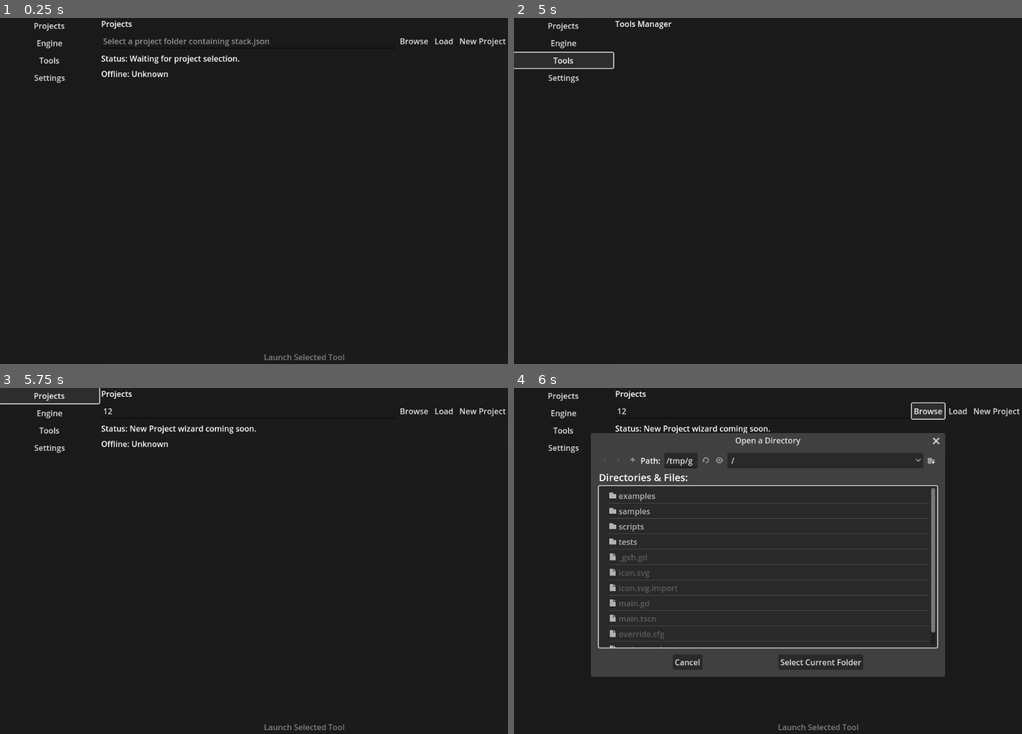
Above: before the commit, frames 1-4 (two rows, left to right).
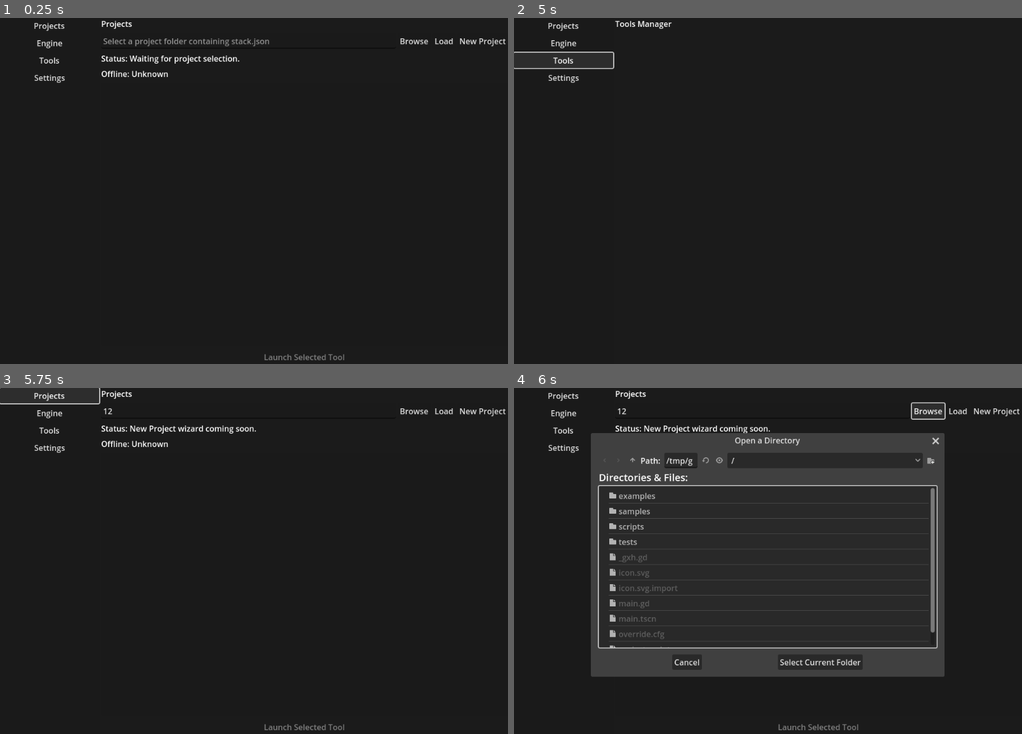
Above: after the commit, the same moments.

Repository: OpenGameStack-Org/ogs-launcher
Game: Godot game, scene res://main.tscn
Same seed, same stepped clock (60 frames per second), same inputs: the game is played once before the commit and once after it.
Inputs (mouse positions are in pixels of both pictures, inside the frame that each line leads up to):
- Up to frame 1 (0.25 s): no input
- Up to frame 2 (5 s): click (762, 42) at 0.52 s; type "12" at 0.6 s; click "New Project" at 1.25 s; click "New Project" at 2 s; click "Projects" at 2.75 s; click "Engine" at 3.5 s; click "Tools" at 4.25 s
- Up to frame 3 (5.75 s): click "Projects" at 5 s
- Up to frame 4 (6 s): click "Browse" at 5.75 s

Frames 1-3 are identical in both runs. In frame 4, 0.7% of the frame differs, in the area x 31-85%, y 13-84%.

Commit message:
Addressed some security concerns.

Diff:
--- a/main.tscn
+++ b/main.tscn
@@ -127,7 +127,6 @@
 [node name="CheckUpdatesButton" type="Button" parent="AppLayout/Content/PageSettings"]
 layout_mode = 2
 text = "Check for Updates"
-groups = ["network_ui"]
 metadata/network_ui = true
 
 [node name="ProjectDirDialog" type="FileDialog" parent="."]
--- a/scripts/launcher/tool_config_injector.gd
+++ b/scripts/launcher/tool_config_injector.gd
@@ -131,7 +131,7 @@
 		}
 	var payload = {
 		"tool_id": tool_id,
-		"project_dir": project_dir,
+		"project_id": _hash_project_id(project_dir),
 		"offline": true
 	}
 	file.store_string(JSON.stringify(payload, "\t"))
@@ -141,3 +141,13 @@
 		"error_message": "",
 		"args": PackedStringArray()
 	}
+
+static func _hash_project_id(project_dir: String) -> String:
+	var normalized = project_dir.strip_edges().to_lower()
+	var hasher = HashingContext.new()
+	var start_err = hasher.start(HashingContext.HASH_SHA256)
+	if start_err != OK:
+		return ""
+	hasher.update(normalized.to_utf8_buffer())
+	var digest = hasher.finish()
+	return digest.hex_encode().to_lower()
--- a/scripts/launcher/tool_launcher.gd
+++ b/scripts/launcher/tool_launcher.gd
@@ -13,6 +13,8 @@
 ##
 ## This class is responsible for:
 ## - Resolving tool paths relative to the project directory
+## - Rejecting absolute or project-escaping tool paths
+## - Enforcing optional sha256 verification when provided
 ## - Building tool-specific launch arguments (e.g., Godot's --path flag)
 ## - Spawning processes in a way that respects air-gap constraints
 ## - Returning detailed error information for troubleshooting
@@ -24,7 +26,11 @@
 	TOOL_NOT_FOUND = 2,      ## Executable file not found at resolved path
 	INVALID_PROJECT_DIR = 3, ## Project directory is empty or invalid
 	SPAWN_FAILED = 4,        ## OS.create_process() returned error
-	OFFLINE_CONFIG_FAILED = 5 ## Offline tool configuration injection failed
+	OFFLINE_CONFIG_FAILED = 5, ## Offline tool configuration injection failed
+	TOOL_PATH_ABSOLUTE = 6,     ## Tool path is absolute and disallowed
+	TOOL_PATH_OUTSIDE_ROOT = 7, ## Tool path resolves outside the project root
+	TOOL_HASH_INVALID = 8,      ## Tool sha256 value is invalid or unreadable
+	TOOL_HASH_MISMATCH = 9      ## Tool sha256 does not match file contents
 }
 
 
@@ -45,13 +51,19 @@
 	if tool_path.is_empty():
 		return _error_result(LaunchError.TOOL_PATH_MISSING, "Tool path is empty.")
 
-	# Resolve tool path (absolute paths used as-is, relative paths joined with project dir)
-	var full_tool_path = tool_path
-	if not tool_path.is_absolute_path():
-		full_tool_path = project_dir.path_join(tool_path)
+	# Resolve tool path (relative paths only, within project root)
+	if tool_path.is_absolute_path():
+		return _error_result(LaunchError.TOOL_PATH_ABSOLUTE, "Tool path must be project-relative.")
+	var full_tool_path = project_dir.path_join(tool_path)
+	if not _is_path_under_root(full_tool_path, project_dir):
+		return _error_result(LaunchError.TOOL_PATH_OUTSIDE_ROOT, "Tool path escapes project root.")
 
 	if not FileAccess.file_exists(full_tool_path):
 		return _error_result(LaunchError.TOOL_NOT_FOUND, "Tool executable not found at: %s" % full_tool_path)
+
+	var hash_check = _validate_tool_hash(tool_entry, full_tool_path)
+	if not hash_check["success"]:
+		return _error_result(hash_check["error_code"], hash_check["error_message"])
 
 	# Build tool-specific arguments
 	var tool_id = String(tool_entry.get("id", "unknown"))
@@ -107,3 +119,68 @@
 		"error_message": message,
 		"pid": -1
 	}
+
+## Ensures the resolved path stays inside the project root.
+static func _is_path_under_root(full_path: String, project_root: String) -> bool:
+	var normalized_root = project_root.simplify_path().to_lower()
+	var normalized_path = full_path.simplify_path().to_lower()
+	if normalized_path == normalized_root:
+		return true
+	return normalized_path.begins_with(normalized_root + "/")
+
+## Validates sha256 when present in the tool entry.
+static func _validate_tool_hash(tool_entry: Dictionary, full_tool_path: String) -> Dictionary:
+	if not tool_entry.has("sha256"):
+		return {"success": true}
+	var sha_value = String(tool_entry.get("sha256", "")).strip_edges().to_lower()
+	if sha_value.is_empty() or not _is_hex_sha256(sha_value):
+		return {
+			"success": false,
+			"error_code": LaunchError.TOOL_HASH_INVALID,
+			"error_message": "Tool sha256 value is invalid."
+		}
+	var hash_result = _compute_sha256(full_tool_path)
+	if not hash_result["success"]:
+		return {
+			"success": false,
+			"error_code": LaunchError.TOOL_HASH_INVALID,
+			"error_message": hash_result["error_message"]
+		}
+	if hash_result["sha256"] != sha_value:
+		return {
+			"success": false,
+			"error_code": LaunchError.TOOL_HASH_MISMATCH,
+			"error_message": "Tool sha256 does not match file contents."
+		}
+	return {"success": true}
+
+## Computes sha256 for a file path using streaming reads.
+static func _compute_sha256(file_path: String) -> Dictionary:
+	var file = FileAccess.open(file_path, FileAccess.READ)
+	if file == null:
+		return {"success": false, "error_message": "Failed to read tool for hashing."}
+	var hasher = HashingContext.new()
+	var start_err = hasher.start(HashingContext.HASH_SHA256)
+	if start_err != OK:
+		file.close()
+		return {"success": false, "error_message": "Failed to initialize hash context."}
+	while not file.eof_reached():
+		var chunk = file.get_buffer(1024 * 1024)
+		if chunk.size() == 0:
+			break
+		hasher.update(chunk)
+	file.close()
+	var digest = hasher.finish()
+	return {"success": true, "sha256": digest.hex_encode().to_lower()}
+
+## Validates sha256 hex format (64 hex characters).
+static func _is_hex_sha256(value: String) -> bool:
+	if value.length() != 64:
+		return false
+	for character in value:
+		var code = character.unicode_at(0)
+		var is_digit = code >= 48 and code <= 57
+		var is_lower = code >= 97 and code <= 102
+		if not (is_digit or is_lower):
+			return false
+	return true
--- a/scripts/network/socket_blocker.gd
+++ b/scripts/network/socket_blocker.gd
@@ -8,6 +8,10 @@
 class_name SocketBlocker
 
 const OfflineEnforcer = preload("res://scripts/network/offline_enforcer.gd")
+
+## Default allowlist for outbound connections.
+static var _allowed_hosts: Array[String] = ["localhost", "127.0.0.1"]
+static var _allowed_ports: Array[int] = []
 
 ## Error codes for socket operations.
 enum SocketError {
@@ -33,6 +37,14 @@
 			"error_message": guard["error_message"],
 			"client": null
 		}
+	var allow_check = _is_allowed(host, port)
+	if not allow_check["allowed"]:
+		return {
+			"success": false,
+			"error_code": SocketError.CONNECT_FAILED,
+			"error_message": allow_check["error_message"],
+			"client": null
+		}
 	var peer = StreamPeerTCP.new()
 	if not connect:
 		return {
@@ -55,3 +67,27 @@
 		"error_message": "",
 		"client": peer
 	}
+
+## Sets an explicit allowlist for outbound connections.
+static func set_allowlist(hosts: Array[String], ports: Array[int] = []) -> void:
+	_allowed_hosts = hosts
+	_allowed_ports = ports
+
+## Resets the allowlist to defaults.
+static func reset_allowlist() -> void:
+	_allowed_hosts = ["localhost", "127.0.0.1"]
+	_allowed_ports = []
+
+static func _is_allowed(host: String, port: int) -> Dictionary:
+	var normalized_host = host.strip_edges().to_lower()
+	if _allowed_hosts.size() > 0 and not _allowed_hosts.has(normalized_host):
+		return {
+			"allowed": false,
+			"error_message": "Host not allowed: %s" % host
+		}
+	if _allowed_ports.size() > 0 and not _allowed_ports.has(port):
+		return {
+			"allowed": false,
+			"error_message": "Port not allowed: %d" % port
+		}
+	return {"allowed": true, "error_message": ""}
--- a/tests/socket_blocker_tests.gd
+++ b/tests/socket_blocker_tests.gd
@@ -14,6 +14,7 @@
 	var results := {"passed": 0, "failed": 0, "failures": []}
 	_test_offline_blocks_socket(results)
 	_test_online_allows_socket_creation(results)
+	_test_online_blocks_disallowed_host(results)
 	return results
 
 func _expect(condition: bool, message: String, results: Dictionary) -> void:
@@ -31,6 +32,7 @@
 func _test_offline_blocks_socket(results: Dictionary) -> void:
 	"""Verifies offline mode blocks socket creation attempts."""
 	OfflineEnforcer.reset()
+	SocketBlocker.reset_allowlist()
 	var config = OgsConfigScript.from_dict({"offline_mode": true})
 	OfflineEnforcer.apply_config(config)
 	var result = SocketBlocker.open_tcp_client("example.com", 80)
@@ -40,9 +42,20 @@
 func _test_online_allows_socket_creation(results: Dictionary) -> void:
 	"""Verifies online mode creates sockets without connecting."""
 	OfflineEnforcer.reset()
+	SocketBlocker.set_allowlist(["example.com"])
 	var config = OgsConfigScript.from_dict({"offline_mode": false})
 	OfflineEnforcer.apply_config(config)
 	var result = SocketBlocker.open_tcp_client("example.com", 80, false)
 	_expect(result["success"], "online socket creation should succeed", results)
 	_expect(result["error_code"] == SocketBlocker.SocketError.SUCCESS, "online socket should return SUCCESS", results)
 	_expect(result["client"] != null, "online socket should return a client", results)
+
+func _test_online_blocks_disallowed_host(results: Dictionary) -> void:
+	"""Verifies online mode blocks hosts not on the allowlist."""
+	OfflineEnforcer.reset()
+	SocketBlocker.set_allowlist(["example.com"])
+	var config = OgsConfigScript.from_dict({"offline_mode": false})
+	OfflineEnforcer.apply_config(config)
+	var result = SocketBlocker.open_tcp_client("not-allowed.com", 80, false)
+	_expect(not result["success"], "disallowed host should be blocked", results)
+	_expect(result["error_message"].find("Host not allowed") != -1, "blocked host should report allowlist error", results)
--- a/tests/tool_config_injector_tests.gd
+++ b/tests/tool_config_injector_tests.gd
@@ -54,6 +54,12 @@
 	var file_path = "user://ogs_offline_overrides/krita.json"
 	_expect(FileAccess.file_exists(file_path), "krita override file should exist", results)
 	_expect(OS.get_environment("OGS_OFFLINE_TOOL_KRITA") == "1", "krita env flag should be set", results)
+	var file = FileAccess.open(file_path, FileAccess.READ)
+	if file:
+		var payload = JSON.parse_string(file.get_as_text())
+		file.close()
+		_expect(payload.has("project_id"), "krita override should include project_id", results)
+		_expect(not payload.has("project_dir"), "krita override should not include project_dir", results)
 
 func _test_audacity_placeholder(results: Dictionary) -> void:
 	"""Verifies Audacity placeholder override file and env flag are set."""
@@ -62,3 +68,9 @@
 	var file_path = "user://ogs_offline_overrides/audacity.json"
 	_expect(FileAccess.file_exists(file_path), "audacity override file should exist", results)
 	_expect(OS.get_environment("OGS_OFFLINE_TOOL_AUDACITY") == "1", "audacity env flag should be set", results)
+	var file = FileAccess.open(file_path, FileAccess.READ)
+	if file:
+		var payload = JSON.parse_string(file.get_as_text())
+		file.close()
+		_expect(payload.has("project_id"), "audacity override should include project_id", results)
+		_expect(not payload.has("project_dir"), "audacity override should not include project_dir", results)
--- a/tests/tool_launcher_tests.gd
+++ b/tests/tool_launcher_tests.gd
@@ -22,6 +22,9 @@
 	_test_unknown_tool_arguments(results)
 	_test_absolute_path_handling(results)
 	_test_relative_path_handling(results)
+	_test_path_traversal_blocked(results)
+	_test_sha256_mismatch(results)
+	_test_sha256_invalid(results)
 	_test_offline_injection_failure(results)
 
 	return results
@@ -91,17 +94,13 @@
 	_expect(args.size() == 0, "unknown tool should get no special args", results)
 
 func _test_absolute_path_handling(results: Dictionary) -> void:
-	"""Validates that absolute paths are not joined with project directory."""
-	# This test won't actually launch notepad, just validates path resolution logic
-	# We test with a nonexistent absolute path to ensure error handling works
+	"""Validates that absolute paths are rejected."""
 	var tool_entry = {"id": "test", "version": "1.0", "path": "C:/absolute/path/test.exe"}
 	var result = ToolLauncher.launch(tool_entry, "C:/Projects/MyGame")
 
 	_expect(not result["success"], "nonexistent absolute path should fail", results)
-	_expect(result["error_message"].find("C:/absolute/path/test.exe") != -1,
-		"error should show absolute path without double joining", results)
-	_expect(result["error_message"].find("C:/Projects/MyGame/C:/") == -1,
-		"error should not have doubled path", results)
+	_expect(result["error_code"] == ToolLauncher.LaunchError.TOOL_PATH_ABSOLUTE,
+		"absolute paths should be rejected", results)
 
 func _test_relative_path_handling(results: Dictionary) -> void:
 	"""Validates that relative paths are joined with project directory."""
@@ -112,9 +111,59 @@
 	_expect(result["error_message"].find("C:/Projects/MyGame/tools/relative.exe") != -1,
 		"error should show joined relative path", results)
 
+func _test_path_traversal_blocked(results: Dictionary) -> void:
+	"""Validates that path traversal outside the project root is blocked."""
+	var tool_entry = {"id": "test", "version": "1.0", "path": "../outside.exe"}
+	var result = ToolLauncher.launch(tool_entry, "C:/Projects/MyGame")
+	_expect(not result["success"], "path traversal should fail", results)
+	_expect(result["error_code"] == ToolLauncher.LaunchError.TOOL_PATH_OUTSIDE_ROOT,
+		"path traversal should return TOOL_PATH_OUTSIDE_ROOT", results)
+
+func _test_sha256_mismatch(results: Dictionary) -> void:
+	"""Validates sha256 mismatch is detected before spawning tools."""
+	var project_dir = ProjectSettings.globalize_path("user://tool_launcher_tests")
+	var rel_path = "tools/mock_tool.bin"
+	var full_path = project_dir.path_join(rel_path)
+	DirAccess.make_dir_recursive_absolute(full_path.get_base_dir())
+	var file = FileAccess.open(full_path, FileAccess.WRITE)
+	if file:
+		file.store_string("mock")
+		file.close()
+	var tool_entry = {
+		"id": "test",
+		"version": "1.0",
+		"path": rel_path,
+		"sha256": "0".repeat(64)
+	}
+	var result = ToolLauncher.launch(tool_entry, project_dir)
+	_expect(not result["success"], "sha256 mismatch should fail", results)
+	_expect(result["error_code"] == ToolLauncher.LaunchError.TOOL_HASH_MISMATCH,
+		"sha256 mismatch should return TOOL_HASH_MISMATCH", results)
+
+func _test_sha256_invalid(results: Dictionary) -> void:
+	"""Validates invalid sha256 values are rejected."""
+	var project_dir = ProjectSettings.globalize_path("user://tool_launcher_tests")
+	var rel_path = "tools/mock_tool_invalid.bin"
+	var full_path = project_dir.path_join(rel_path)
+	DirAccess.make_dir_recursive_absolute(full_path.get_base_dir())
+	var file = FileAccess.open(full_path, FileAccess.WRITE)
+	if file:
+		file.store_string("mock")
+		file.close()
+	var tool_entry = {
+		"id": "test",
+		"version": "1.0",
+		"path": rel_path,
+		"sha256": "not-a-hash"
+	}
+	var result = ToolLauncher.launch(tool_entry, project_dir)
+	_expect(not result["success"], "invalid sha256 should fail", results)
+	_expect(result["error_code"] == ToolLauncher.LaunchError.TOOL_HASH_INVALID,
+		"invalid sha256 should return TOOL_HASH_INVALID", results)
+
 func _test_offline_injection_failure(results: Dictionary) -> void:
 	"""Verifies offline injection errors are surfaced when config write fails."""
-	var tool_entry = {"id": "godot", "version": "4.3", "path": "C:/absolute/path/test.exe"}
+	var tool_entry = {"id": "godot", "version": "4.3", "path": "tools/missing.exe"}
 	var config = OgsConfigScript.from_dict({"offline_mode": true})
 	OfflineEnforcer.apply_config(config)
 	var result = ToolLauncher.launch(tool_entry, "C:/Projects/MyGame")
Not shown, changed: docs/Design_Doc.md
Not shown, changed: docs/SECURITY_CONSIDERATIONS.md
Not shown, changed: docs/TESTING.md
Not shown, changed: docs/The_Plan.md
